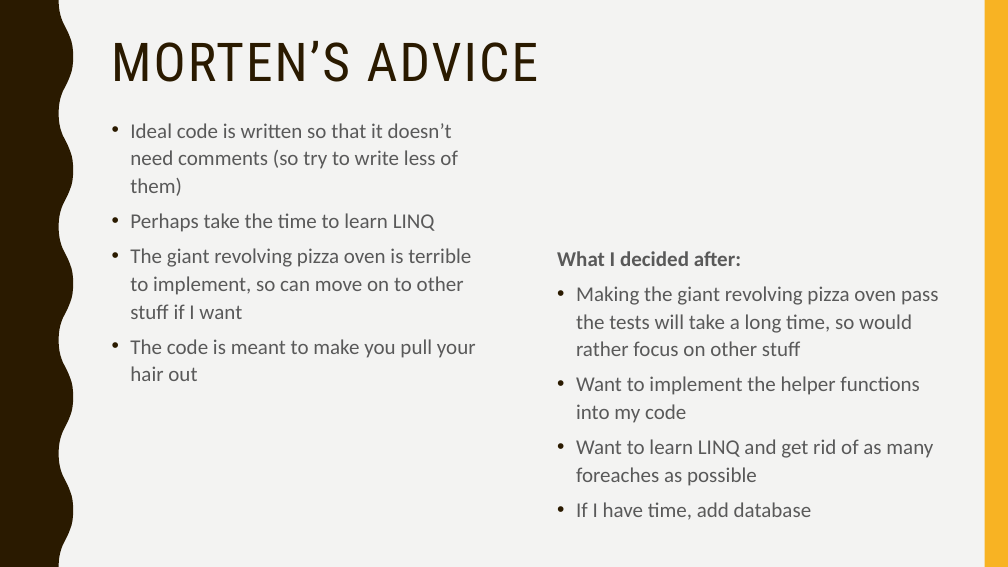
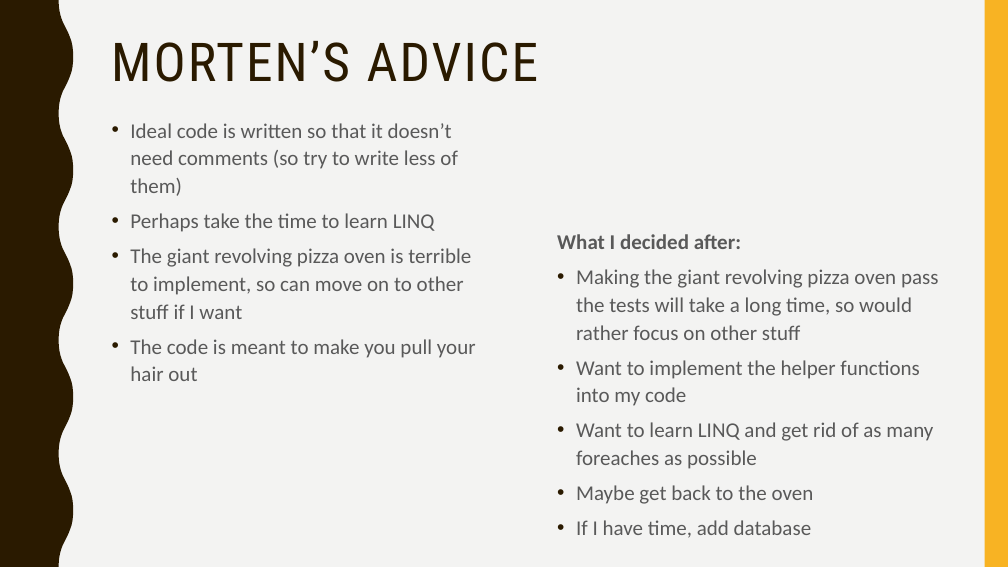
Before and after one commit to Exopi-Talent-Academy/PizzaSolutionRebekka, a slide deck: slide 5 of PizzaSolution Presentation.pptx. Drawn at 1008x567 pixels with LibreOffice and Linux fonts; fonts in the diff are those of the drawing. Boxes give left, top, right and bottom in pixels: in the first picture for what was removed or moved away, otherwise in the second. Text is boxed around its words. In the diff, an @@ line names an element or a change of style, - is before the commit and + after.

Commit message:
GetStock has been LINQ-ified and uses helper function

```diff
--- a/PizzaSolution Presentation.pptx
+++ b/PizzaSolution Presentation.pptx
@@ text "What I decided after:": place and size @@
-text "What I decided after:" at box(557, 251, 939, 520)
+text "What I decided after:" at box(557, 234, 939, 538)
@@ text at box(576, 485, 814, 504): paragraph added @@
+• Maybe get back to the oven
```
Also in this commit, not shown: 1 other file.
